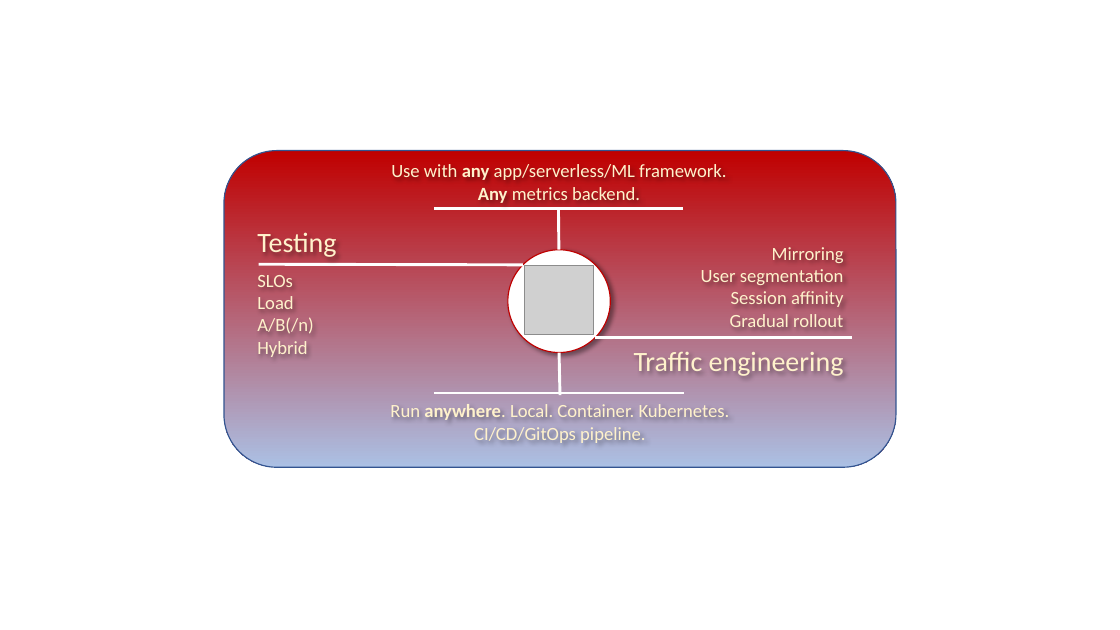
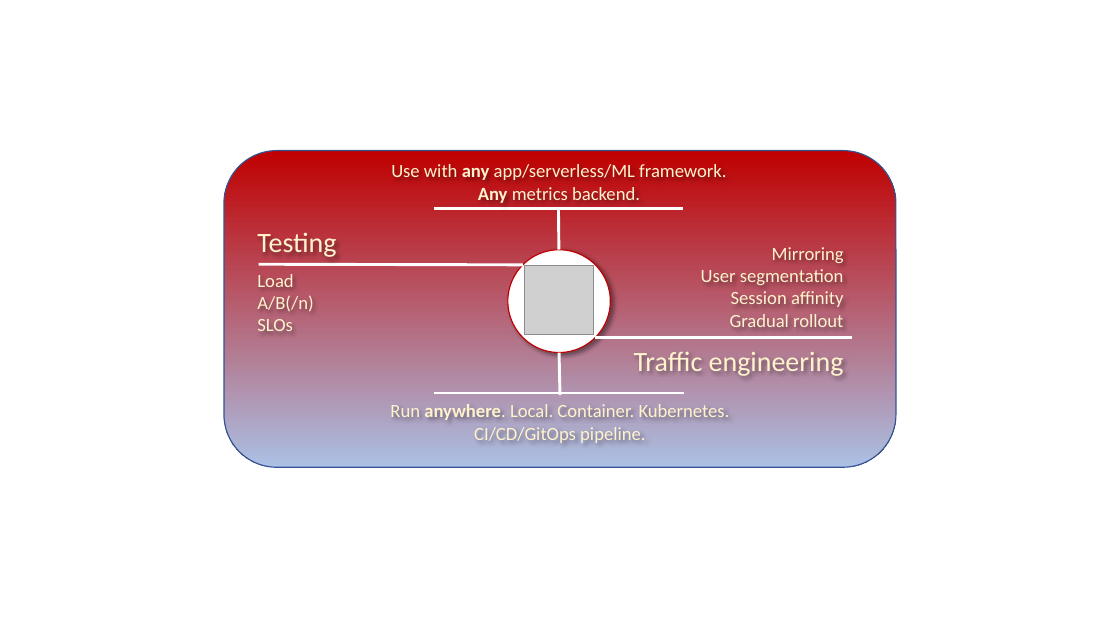
Before and after one commit to iter8-tools/iter8, a slide deck: slide 6 of mkdocs/docs/images/src/illustration.pptx. Drawn at 1120x630 pixels with LibreOffice and Linux fonts; fonts in the diff are those of the drawing; grey boxes stand for pictures. Boxes give left, top, right and bottom in pixels: in the first picture for what was removed or moved away, otherwise in the second. Text is boxed around its words. In the diff, an @@ line names an element or a change of style, - is before the commit and + after.

```diff
--- a/mkdocs/docs/images/src/illustration.pptx
+++ b/mkdocs/docs/images/src/illustration.pptx
@@ text at (257, 275, 293, 287): paragraph removed @@
-SLOs
@@ text at (257, 319, 293, 331): text changed @@
-Hybrid
+SLOs
```
Also in this commit, not shown: 1 other slide changed, 6 other files.
